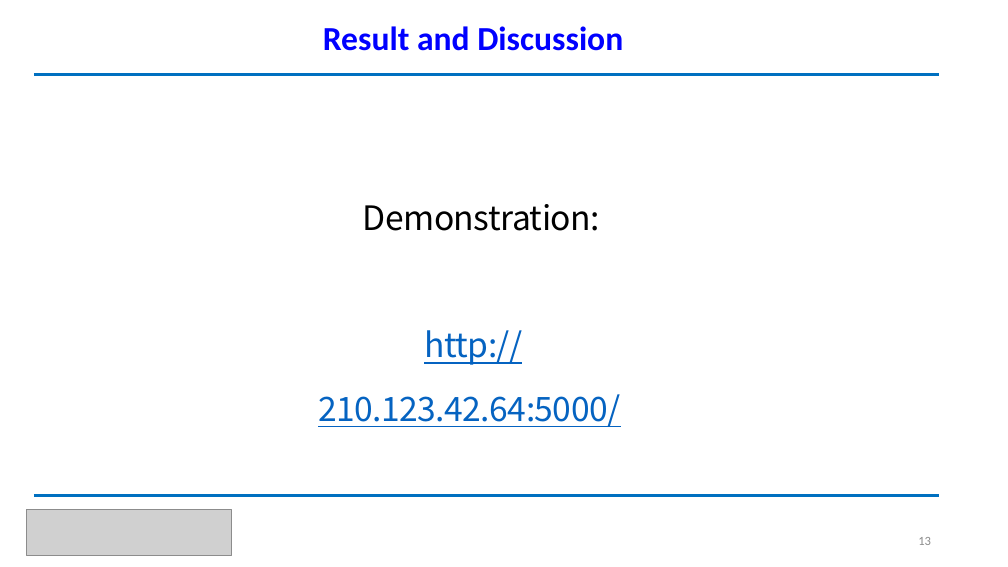
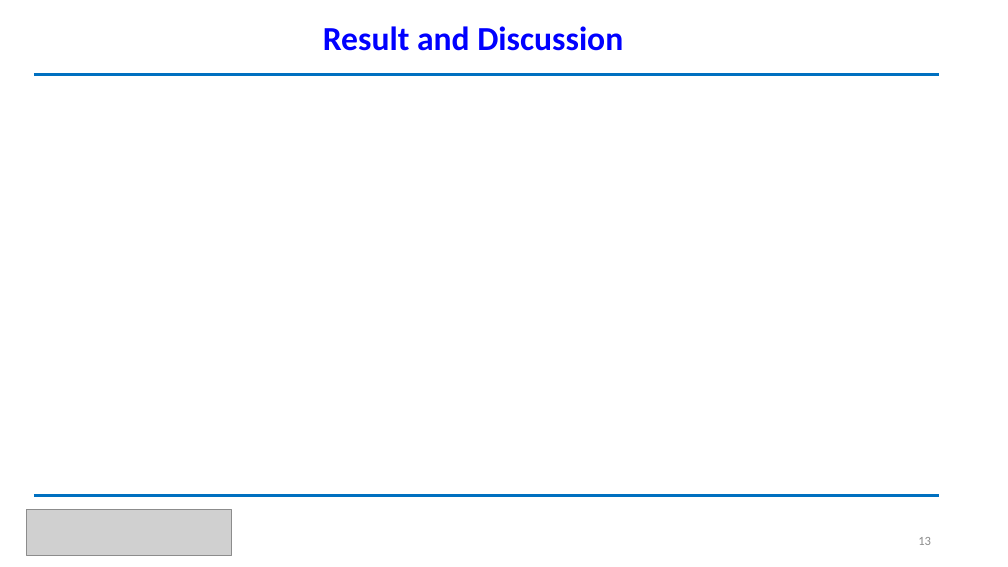
Before and after one commit to miftahfaridhh/pv-power-api, a slide deck: slide 13 of document/Muhammad Miftah Faridh.pptx. Drawn at 1008x567 pixels with LibreOffice and Linux fonts; fonts in the diff are those of the drawing; grey boxes stand for pictures. Boxes give left, top, right and bottom in pixels: in the first picture for what was removed or moved away, otherwise in the second. Text is boxed around its words. In the diff, an @@ line names an element or a change of style, - is before the commit and + after.

```diff
--- a/document/Muhammad Miftah Faridh.pptx
+++ b/document/Muhammad Miftah Faridh.pptx
@@ text removed at [318, 204, 620, 427] @@
-Demonstration:
-http://210.123.42.64:5000/
```
Also in this commit, not shown: 3 other slides changed, 13 other files.
